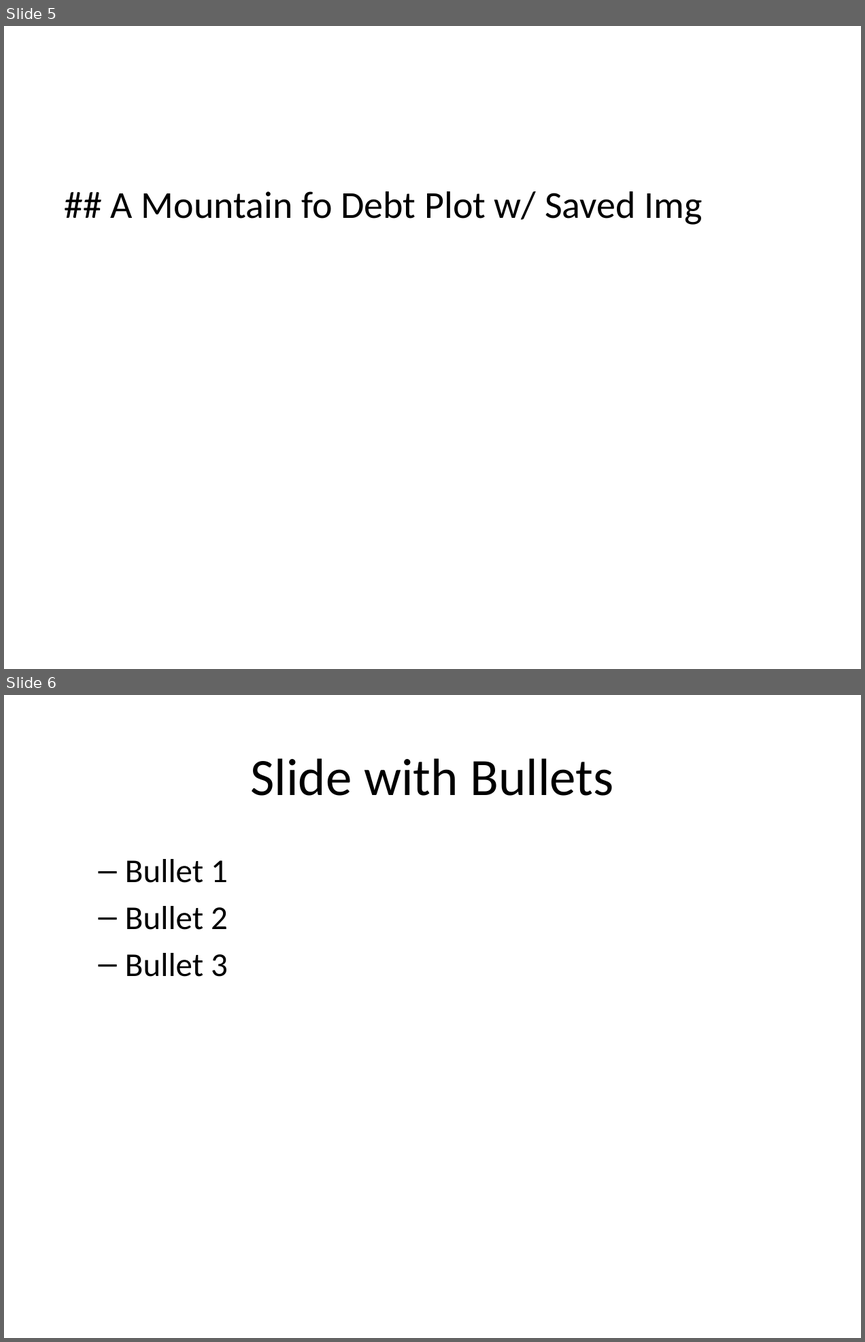
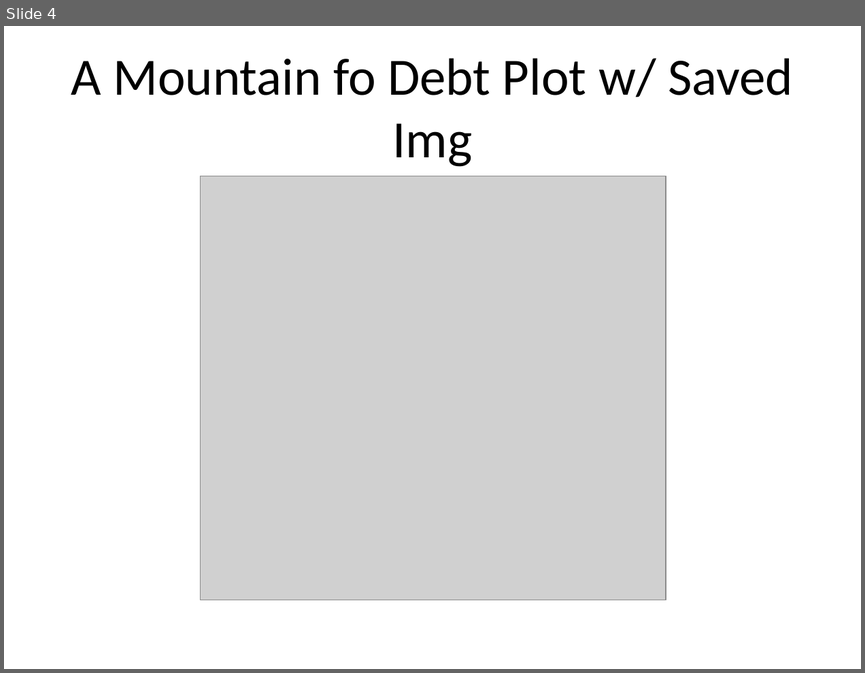
Before and after one commit to ReasonFoundation/GraphicsR, a slide deck: SamplePPD.pptx. Shown one above the other, each under a label of ours: slides 5 and 6 before the commit, slide 4 after it. The pictures are 865x1342 and 865x673 pixels, drawn with LibreOffice and Linux fonts; fonts in the diff are those of the drawing; grey boxes stand for pictures. Boxes give left, top, right and bottom in pixels: in the first picture for what was removed or moved away, otherwise in the second. Text is boxed around its words. In the diff, an @@ line names an element or a change of style, - is before the commit and + after.

```diff
--- a/SamplePPD.pptx
+++ b/SamplePPD.pptx
@@ slide 6 removed at bbox=[4, 695, 861, 1338], background #FFFFFF @@
@@ title removed at bbox=[250, 758, 613, 796] @@
-Slide with Bullets
@@ text removed at bbox=[125, 859, 228, 977] @@
-  – Bullet 1
-  – Bullet 2
-  – Bullet 3
@@ what was slide 5 is now slide 4 @@
@@ slide 4 changed as well @@
@@ title "A Mountain fo Debt Plot ..." at bbox=[71, 58, 793, 167]: vertical alignment top to middle @@
@@ title at bbox=[71, 58, 793, 167]: text changed; size 32 to 44 pt @@
-## A Mountain fo Debt Plot w/ Saved Img
+A Mountain fo Debt Plot w/ Saved Img
@@ picture added at bbox=[201, 176, 666, 599] @@
```
Also in this commit, not shown: 4 other slides changed, 1 slide added, 4 other files.
